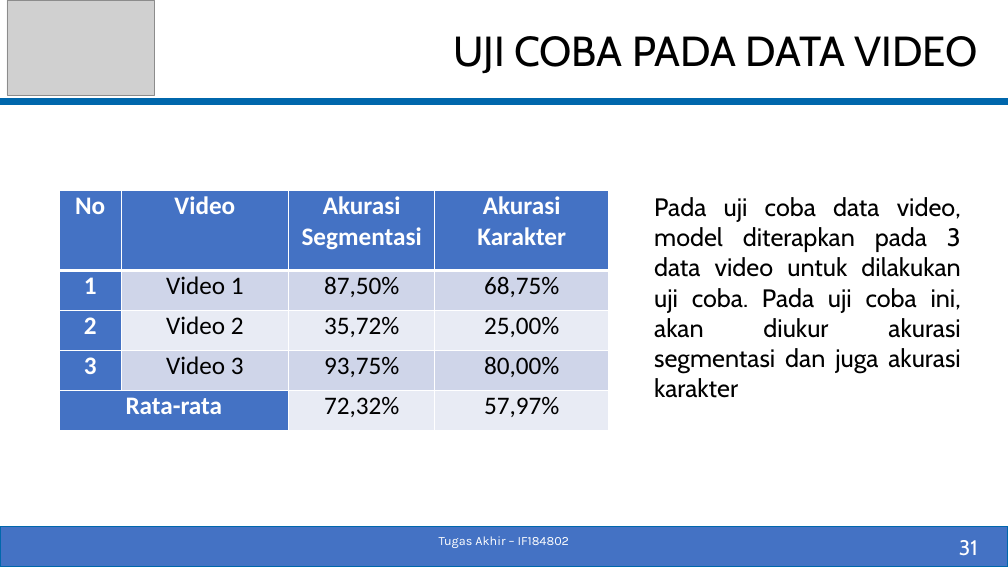
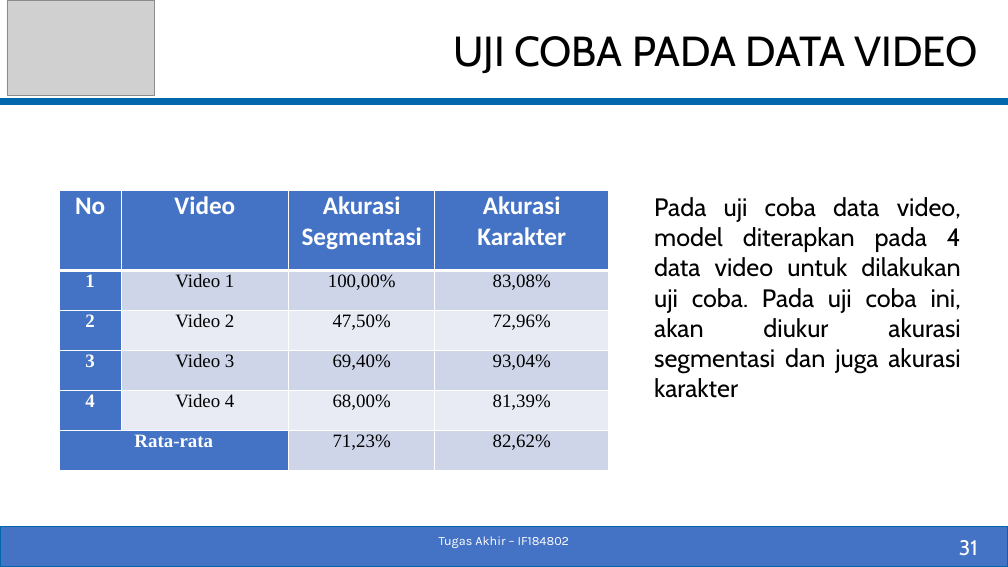
Before and after one commit to fenezema/Tugas-Akhir, a slide deck: slide 31 of Dokumen/05111540000055-Pradipta-Baskara-Slide_TA.pptx. Drawn at 1008x567 pixels with LibreOffice and Linux fonts; fonts in the diff are those of the drawing; grey boxes stand for pictures. Boxes give left, top, right and bottom in pixels: in the first picture for what was removed or moved away, otherwise in the second. Text is boxed around its words. In the diff, an @@ line names an element or a change of style, - is before the commit and + after.

```diff
--- a/Dokumen/05111540000055-Pradipta-Baskara-Slide_TA.pptx
+++ b/Dokumen/05111540000055-Pradipta-Baskara-Slide_TA.pptx
@@ table at [59, 191, 608, 470] @@
-row 2: 1 | Video 1 | 87,50% | 68,75%
-row 3: 2 | Video 2 | 35,72% | 25,00%
-row 4: 3 | Video 3 | 93,75% | 80,00%
-row 5: Rata-rata |  | 72,32% | 57,97%
+row 2: 1 | Video 1 | 100,00% | 83,08%
+row 3: 2 | Video 2 | 47,50% | 72,96%
+row 4: 3 | Video 3 | 69,40% | 93,04%
+row 5: 4 | Video 4 | 68,00% | 81,39%
+row 6: Rata-rata |  | 71,23% | 82,62%
@@ text at [654, 197, 961, 373]: text changed @@
-  Pada uji coba data video, model diterapkan pada 3 data video untuk dilakukan uji coba. Pada uji coba ini, akan diukur akurasi segmentasi dan juga akurasi karakter
+  Pada uji coba data video, model diterapkan pada 4 data video untuk dilakukan uji coba. Pada uji coba ini, akan diukur akurasi segmentasi dan juga akurasi karakter
```
Also in this commit, not shown: 2 other slides changed, 16 other files.
